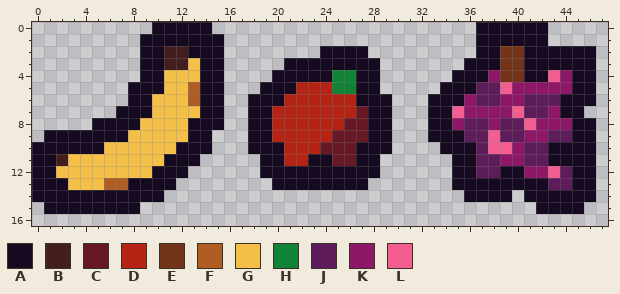
Edited in one commit: pixel-art sprite (res/img/fruits.png). Above, as it was before the edit.
The file is 64x64 pixels. Shown: x 0..47, y 0..16.
Palette (. is transparent): A #150a1f  B #431e1e  C #681824  D #b42313  E #74341a  F #af5d23  G #f4c047  H #118337  J #5e1c5a  K #8f1767  L #f45d92
Pixels before, first column x 0:
 0 ..........AAAAA......................AAAAAA....
 1 .........AAAAAAA.....................AAAAAA....
 2 .........AABBAAA........AAAA.........AAEEAAAAAA
 3 .........AABBGAA.....AAAAAAAA.......AAAEEAAAAAA
 4 .........AAGGGAA....AAAAAHHAA......AAAKEEAALKAA
 5 ........AAAGGFAA...AAADDDHHAA.....AAAJJLKKKKKAA
 6 ........AAGGGFAA..AAADDDDDDAAA...AAAKJJKKJJJAAA
 7 .......AAAGGGGAA..AADDDDDDDCAA...AALKKKKLJJKAA.
 8 .....AAAAGGGGAAA..AADDDDDDCCAA...AAKJJKJJLKKKAA
 9 .AAAAAAAGGGGGAA...AADDDDDCCCAA...AAAJJLJJKKJJAA
10 AAAAAAGGGGGGAAA...AAADDDCCCAAA....AAAJLLKJJAAAA
11 AABGGGGGGGGAAA.....AADDAACCAA......AAJJKKJJAAAA
12 AAGGGGGGGGAAA......AAAAAAAAAA......AAJJAAKKLJAA
13 AAAGGGFFAAAA........AAAAAAAA.......AAAAAAAAJJAA
14 AAAAAAAAAAA.........................AAAA.AAAAAA
15 .AAAAAAAA.................................AAAA.
After the commit:
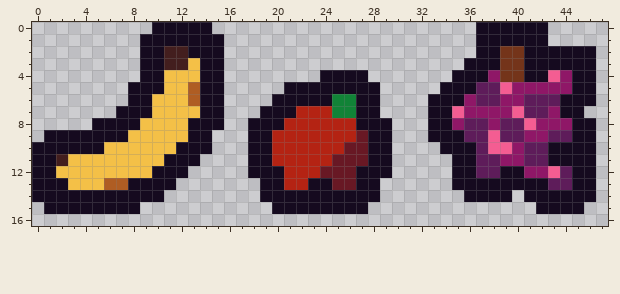
The edit:
The author put colour A in rows 11 to 12 at x 18 and 29; in row 13 at x 19 and 28; in row 14 at x 19 to 28; in row 15 at x 20 to 27.
Colour C becomes colour A in rows 7 to 8 at x 27.
Colour D becomes colour A in row 5 at x 22 to 24; in row 6 at x 21 to 24; in row 7 at x 20 to 21; in row 8 at x 20.
Colour H becomes colour A in rows 4 to 5 at x 25 to 26.
Colour A becomes colour C in rows 10 to 11 at x 27; in row 12 at x 24 to 26; in row 13 at x 25 to 26.
Colour A becomes colour D in row 10 at x 20; in row 11 at x 20 and 23 to 24; in row 12 at x 21 to 23; in row 13 at x 21 to 22.
Colour C becomes colour D in row 8 at x 26; in row 9 at x 25 to 26; in row 10 at x 24 to 25.
Colour D becomes colour H in rows 6 to 7 at x 25 to 26.
Colour A is removed in row 2 at x 24 to 27; in row 3 at x 21 to 28; in row 4 at x 20 to 23 and 28; in row 5 at x 19 to 20; in row 6 at x 18 to 19 and 29; in row 7 at x 18 and 29.
Changed places in both pictures, as pixel boxes (x1, y1, x2, y2):
changed: (248, 46, 392, 214)
